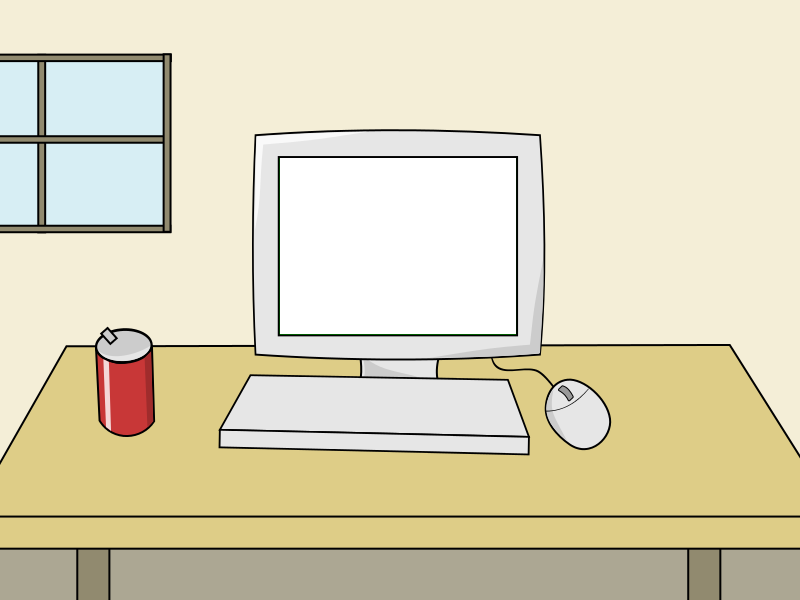
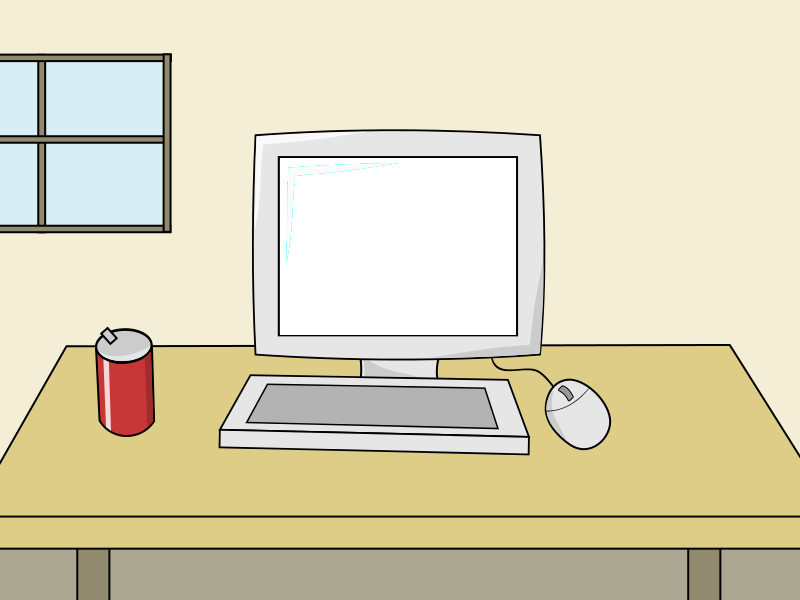
Layer changes from the first w=800, h=600 image to the second:
added layer "Pasted Layer" above "sprites.svg" over [286, 162, 398, 262]
painted on "sprites.svg" over [218, 129, 546, 455]
